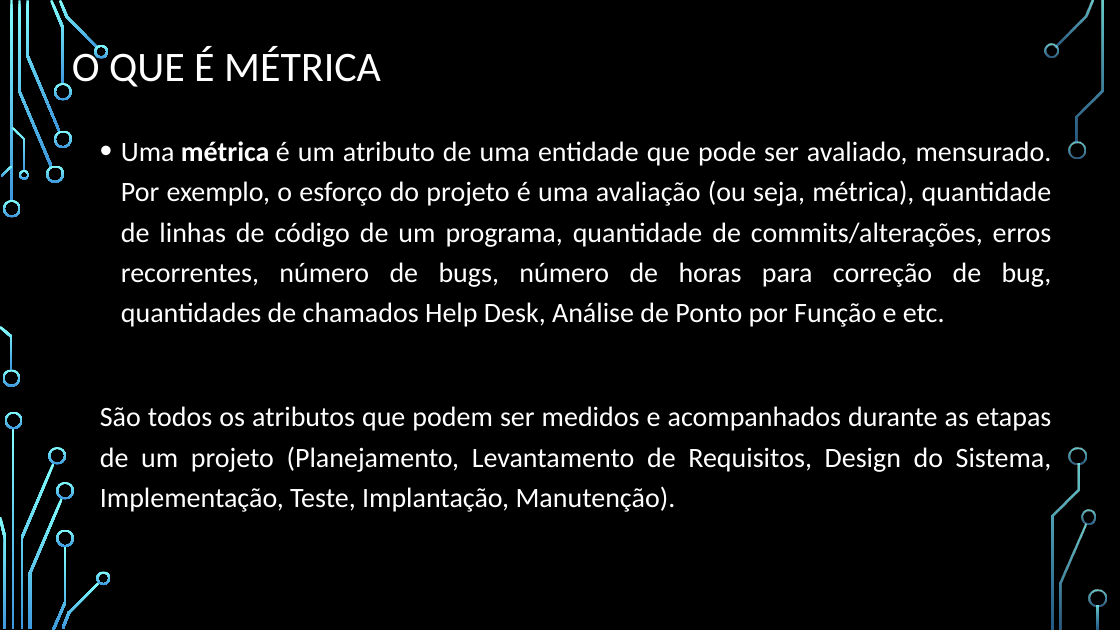
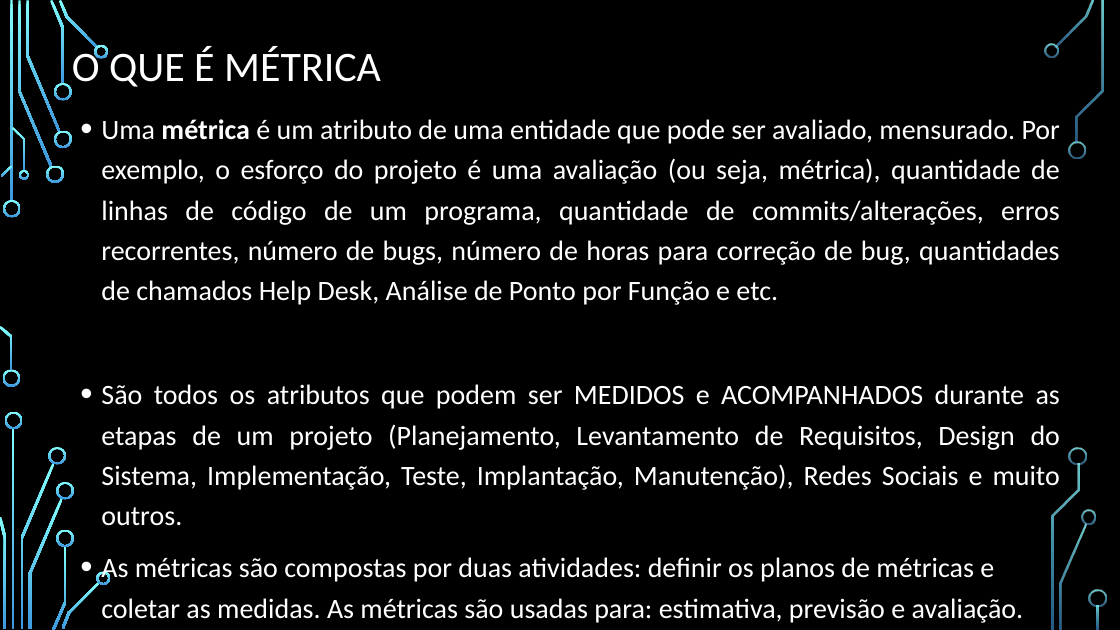
Before and after one commit to DeniseCruz/GerenciaConfig, a slide deck: slide 2 of MedicaoMetricas.pptx. Drawn at 1120x630 pixels with LibreOffice and Linux fonts; fonts in the diff are those of the drawing; background and template pictures are left out. Boxes give left, top, right and bottom in pixels: in the first picture for what was removed or moved away, otherwise in the second. Text is boxed around its words. In the diff, an @@ line names an element or a change of style, - is before the commit and + after.

```diff
--- a/MedicaoMetricas.pptx
+++ b/MedicaoMetricas.pptx
@@ text "Uma métrica é um atributo ...": place and size @@
-text "Uma métrica é um atributo ..." at [100,141,1052,512]
+text "Uma métrica é um atributo ..." at [101,119,1060,623]
@@ text at [101,384,1060,623]: text changed @@
-São todos os atributos que podem ser medidos e acompanhados durante as etapas de um projeto (Planejamento, Levantamento de Requisitos, Design do Sistema, Implementação, Teste, Implantação, Manutenção).
+• São todos os atributos que podem ser MEDIDOS e ACOMPANHADOS durante as etapas de um projeto (Planejamento, Levantamento de Requisitos, Design do Sistema, Implementação, Teste, Implantação, Manutenção), Redes Sociais e muito outros.
+• As métricas são compostas por duas atividades: definir os planos de métricas e coletar as medidas. As métricas são usadas para: estimativa, previsão e avaliação.
```
Also in this commit, not shown: 6 other slides changed, 11 slides added, 1 slide removed.
